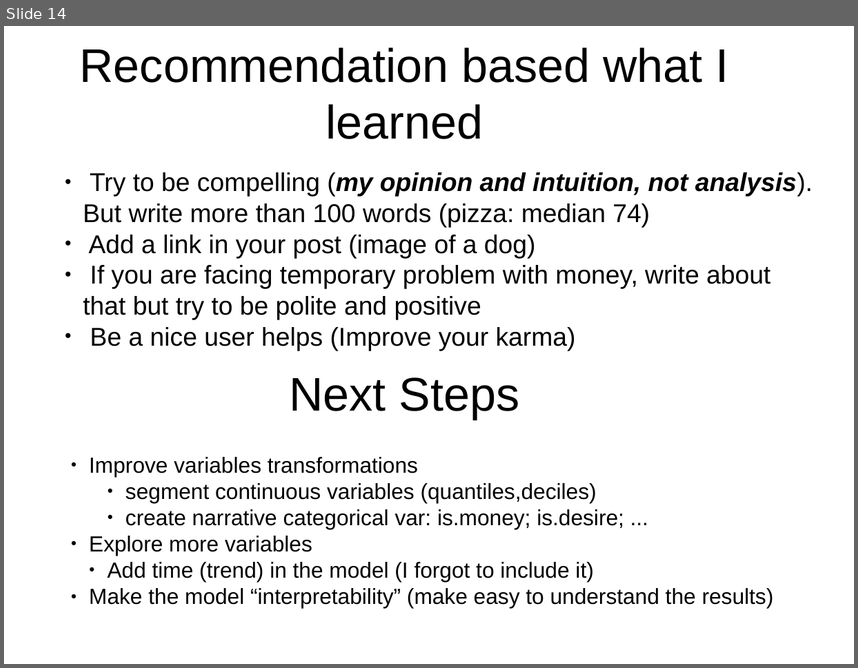
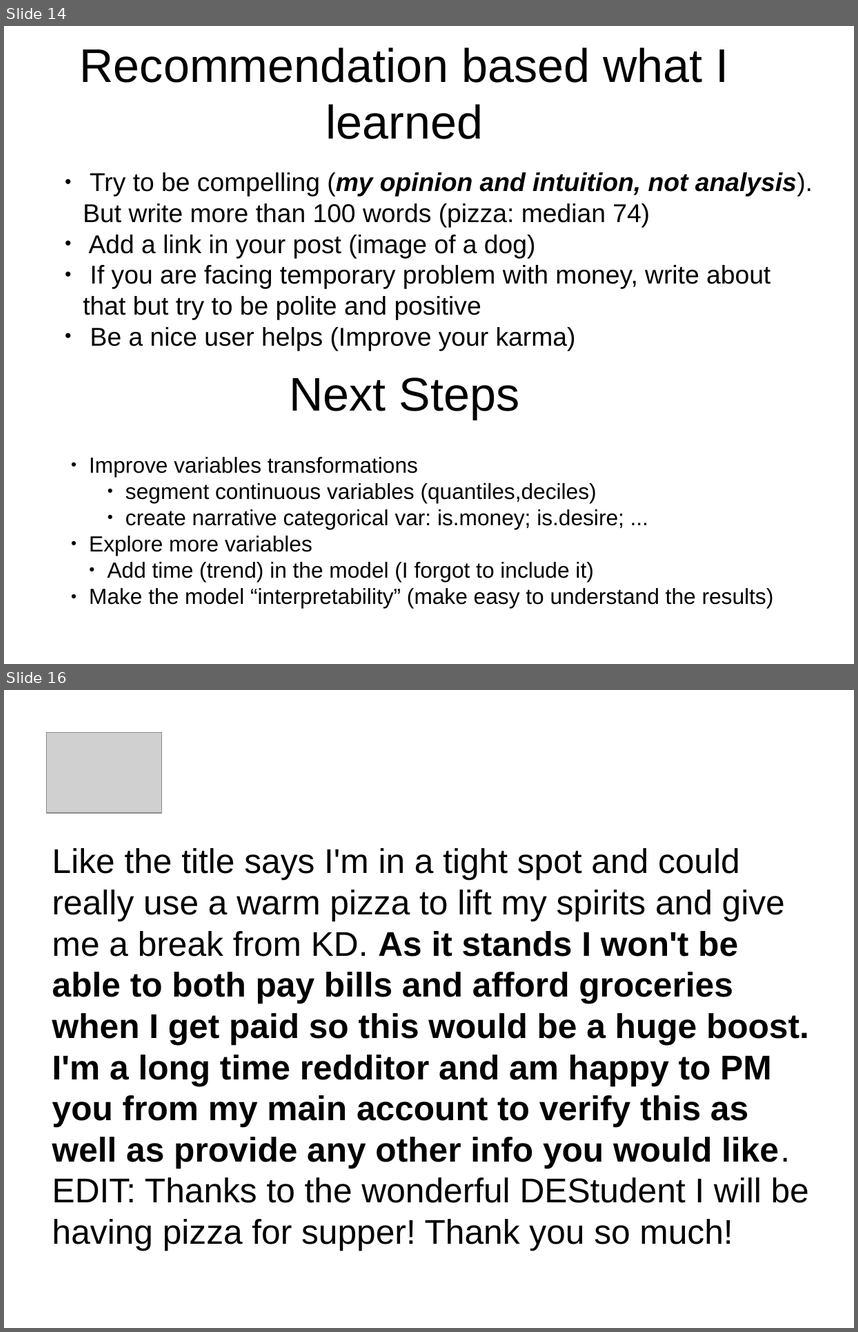
Before and after one commit to leandroohf/raop, a slide deck: doc/pres/pres.odp. Shown one above the other, each under a label of ours: slide 14 before the commit, slides 14 and 16 after it; the slides between them are not shown. The pictures are 858x668 and 858x1332 pixels, drawn with LibreOffice and Linux fonts; fonts in the diff are those of the drawing; grey boxes stand for pictures. Boxes give left, top, right and bottom in pixels: in the first picture for what was removed or moved away, otherwise in the second. Text is boxed around its words. In the diff, an @@ line names an element or a change of style, - is before the commit and + after.

Commit message:
doc: Review pres
* Add high pos scores, nwords < 100, get pizza examples
* Add some Hootsuite manifesto keywords in the pres

```diff
--- a/doc/pres/pres.odp
+++ b/doc/pres/pres.odp
@@ slide 16 added at box(4, 690, 854, 1328), background #FFFFFF @@
@@ picture added at box(46, 732, 162, 813) @@
@@ text added at box(52, 848, 809, 1203), 32 pt, text #000000, bold @@
+Like the title says I'm in a tight spot and could really use a warm pizza to lift my spirits and give me a break from KD. As it stands I won't be able to both pay bills and afford groceries when I get paid so this would be a huge boost. I'm a long time redditor and am happy to PM you from my main account to verify this as well as provide any other info you would like. EDIT: Thanks to the wonderful DEStudent I will be having pizza for supper! Thank you so much!
```
Also in this commit, not shown: 2 slides changed, 1 other slide added.
